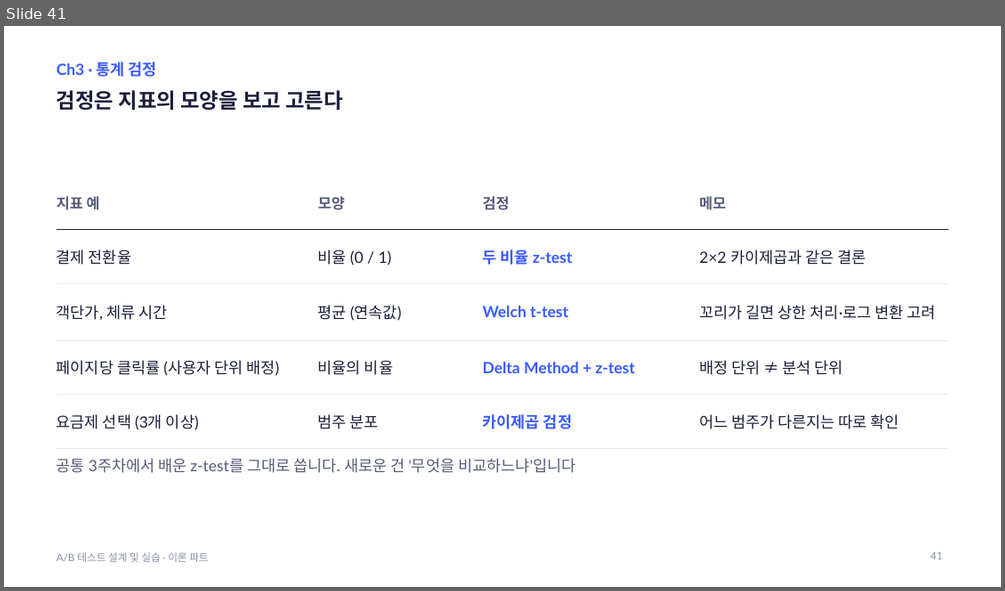
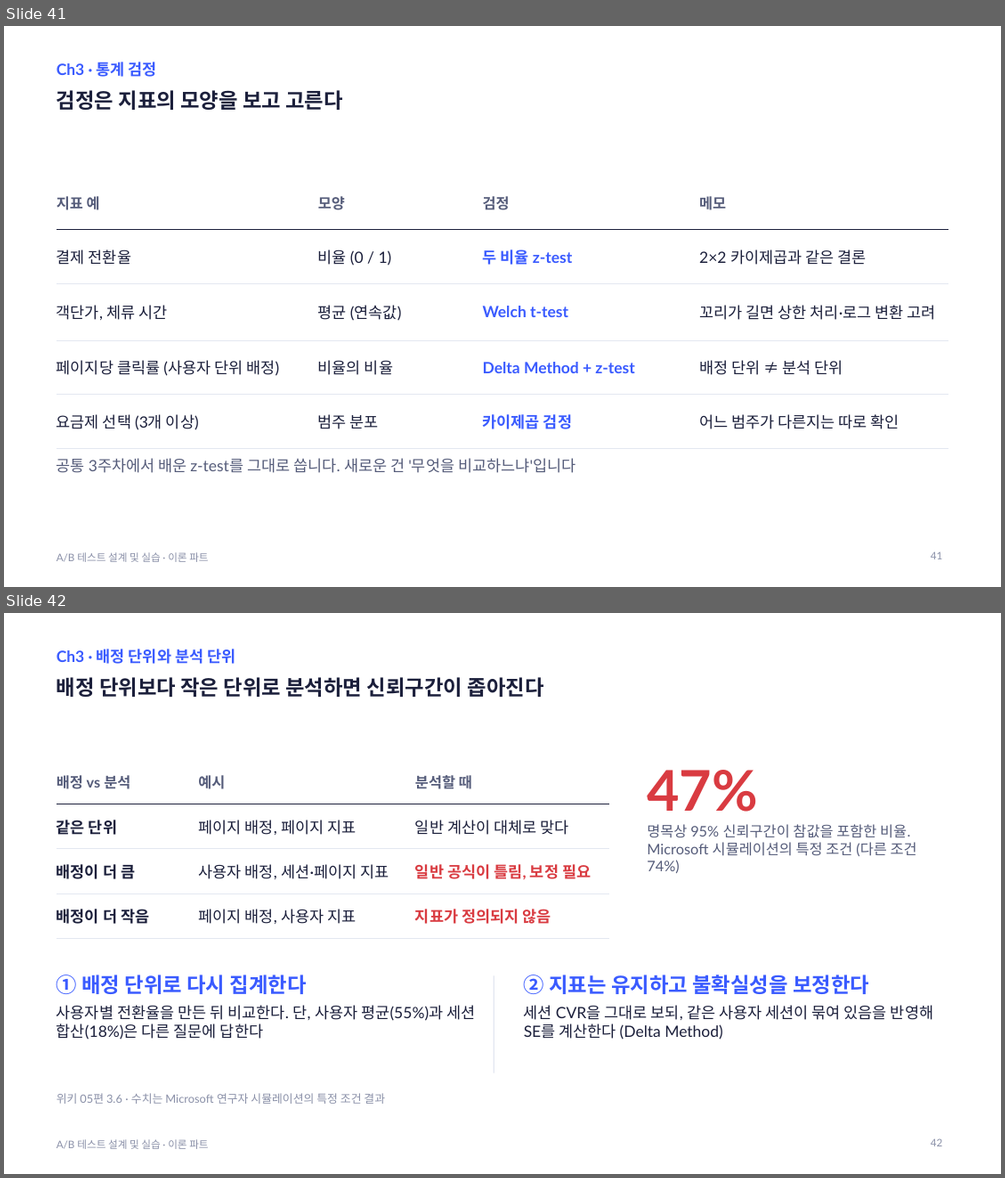
Before and after one commit to JungYeoni/quickmart-lab-rats, a slide deck: docs/lecture/ab-testing-theory.pptx. Shown one above the other, each under a label of ours: slide 41 before the commit, slides 41 and 42 after it. The pictures are 1005x591 and 1005x1178 pixels, drawn with LibreOffice and Linux fonts; fonts in the diff are those of the drawing. Boxes give left, top, right and bottom in pixels: in the first picture for what was removed or moved away, otherwise in the second. Text is boxed around its words. In the diff, an @@ line names an element or a change of style, - is before the commit and + after.

Commit message:
docs: 위키 05편 배정·분석 단위 절 추가와 PPT 반영
- 위키 05편 3.6 Randomization Unit과 Analysis Unit 추가, Request-level 오타 수정
- 이론 PPT Ch3에 배정 단위와 분석 단위 슬라이드 추가
- 가이드 덱 제작 기록 갱신

```diff
--- a/docs/lecture/ab-testing-theory.pptx
+++ b/docs/lecture/ab-testing-theory.pptx
@@ slide 42 added at (4,613,1001,1174), background #FFFFFF; not listed: 1 template element that a slide beside it also shows @@
@@ text added at (57,649,235,664), 15 pt, text #3A5BFF, bold @@
+Ch3 · 배정 단위와 분석 단위
@@ title added at (57,677,544,697), 20 pt, text #1B1F3B, bold @@
+배정 단위보다 작은 단위로 분석하면 신뢰구간이 좁아진다
@@ table added at (57,759,610,927), 4 rows, 3 columns @@
+배정 vs 분석 | 예시 | 분석할 때
+같은 단위 | 페이지 배정, 페이지 지표 | 일반 계산이 대체로 맞다
+배정이 더 큼 | 사용자 배정, 세션·페이지 지표 | 일반 공식이 틀림, 보정 필요
+배정이 더 작음 | 페이지 배정, 사용자 지표 | 지표가 정의되지 않음
@@ text added at (647,770,917,873), 14 pt, text #555C7A @@
+47%
+명목상 95% 신뢰구간이 참값을 포함한 비율. Microsoft 시뮬레이션의 특정 조건 (다른 조건 74%)
@@ text added at (57,974,475,1039), 15 pt, text #1B1F3B @@
+① 배정 단위로 다시 집계한다
+사용자별 전환율을 만든 뒤 비교한다. 단, 사용자 평균(55%)과 세션 합산(18%)은 다른 질문에 답한다
@@ line added from (494, 976) to (494, 1073), #E3E7F1 1 pt @@
@@ text added at (524,974,933,1039), 15 pt, text #1B1F3B @@
+② 지표는 유지하고 불확실성을 보정한다
+세션 CVR을 그대로 보되, 같은 사용자 세션이 묶여 있음을 반영해 SE를 계산한다 (Delta Method)
@@ text added at (57,1093,385,1103), 11 pt, text #8A90A8 @@
+위키 05편 3.6 · 수치는 Microsoft 연구자 시뮬레이션의 특정 조건 결과
@@ page number added at (930,1138,942,1146), 10 pt, text #8A90A8 @@
+42
```
Also in this commit, not shown: 4 slides changed, 2 other files.
